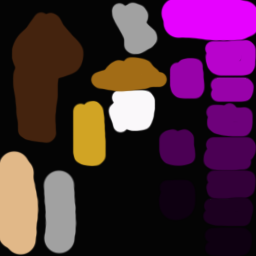
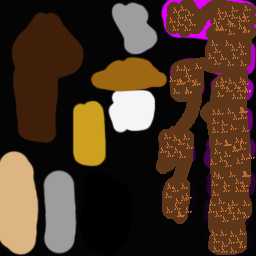
Before/after of a 256x256 layered artwork. What changed in the layer stack:
added layer "Layer 3" above "Layer 2" over [156, 0, 256, 255]
"Layer 2": blend normal → difference over [0, 0, 256, 256]
hid "Layer 0" over [8, 6, 248, 251]
